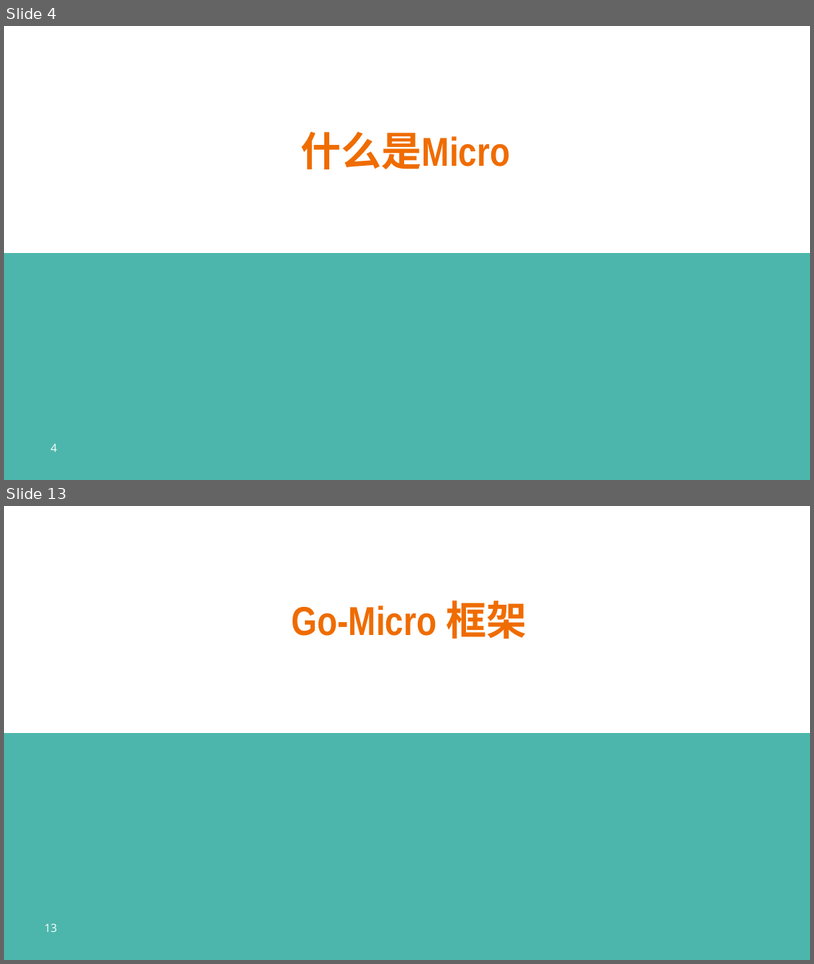
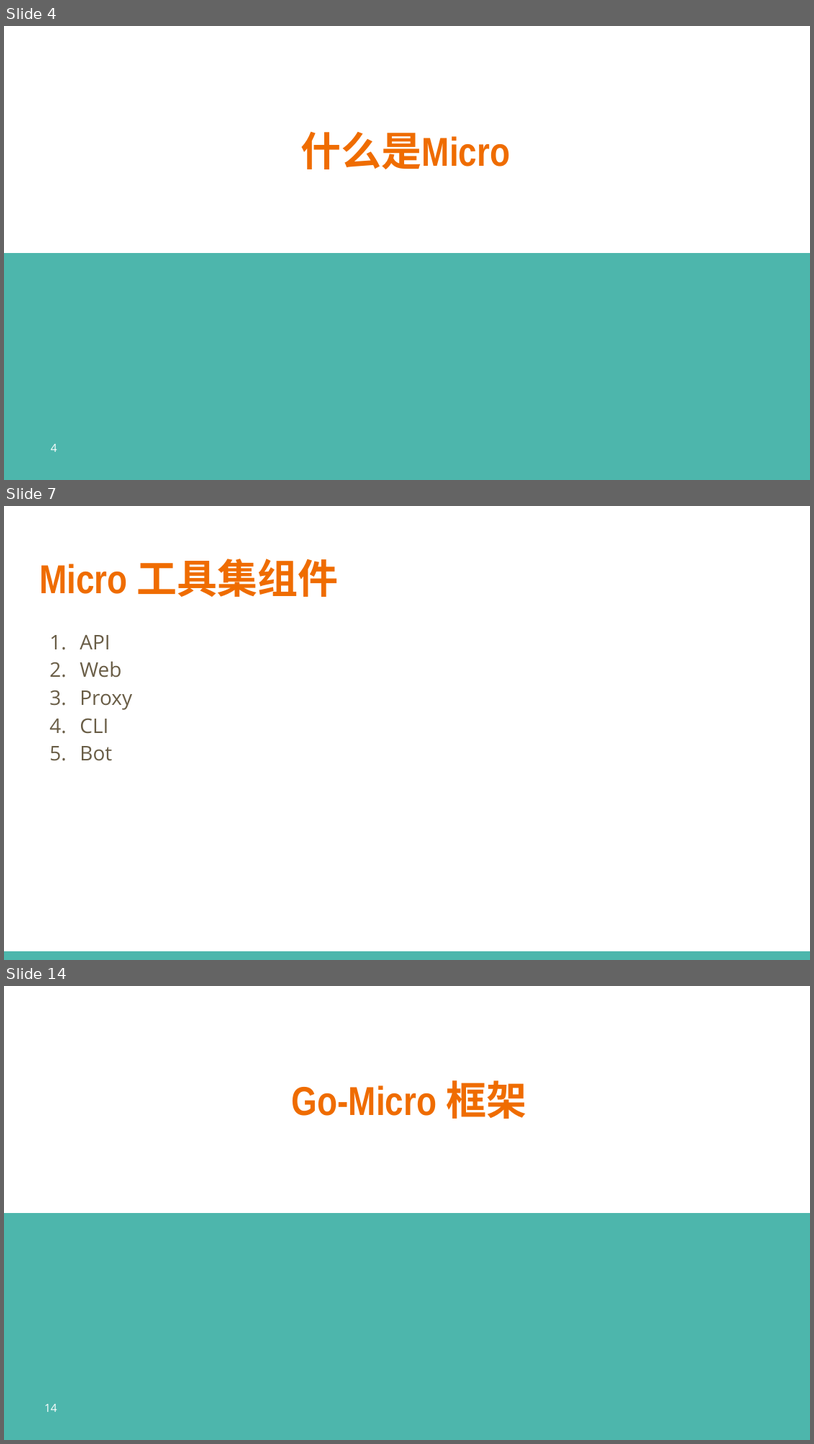
Before and after one commit to printfcoder/stack-rpc-tutorials, a slide deck: others/share/learning-go/【第一期】Go-Micro框架设计.pptx. Shown one above the other, each under a label of ours: slides 4 and 13 before the commit, slides 4, 7 and 14 after it; the slides between them are not shown. The pictures are 814x964 and 814x1444 pixels, drawn with LibreOffice and Linux fonts; fonts in the diff are those of the drawing; background and template pictures are left out. Boxes give left, top, right and bottom in pixels: in the first picture for what was removed or moved away, otherwise in the second. Text is boxed around its words. In the diff, an @@ line names an element or a change of style, - is before the commit and + after.

```diff
--- a/others/share/learning-go/【第一期】Go-Micro框架设计.pptx
+++ b/others/share/learning-go/【第一期】Go-Micro框架设计.pptx
@@ slide 7 added at (4, 506, 810, 960), background #FFFFFF @@
@@ title added at (39, 559, 339, 597), 36 pt, text #EF6C00, bold @@
+Micro 工具集组件
@@ text added at (80, 635, 132, 761), 18 pt, text #695D46 @@
+1. API
+2. Web
+3. Proxy
+4. CLI
+5. Bot
@@ rectangle added at (4, 951, 810, 960), fill #4DB6AC @@
@@ what was slide 13 is now slide 14 @@
@@ page number at (44, 1404, 57, 1412): text changed @@
-13
+14
```
Also in this commit, not shown: 24 slides changed, 1 slide removed, 1 other file.
